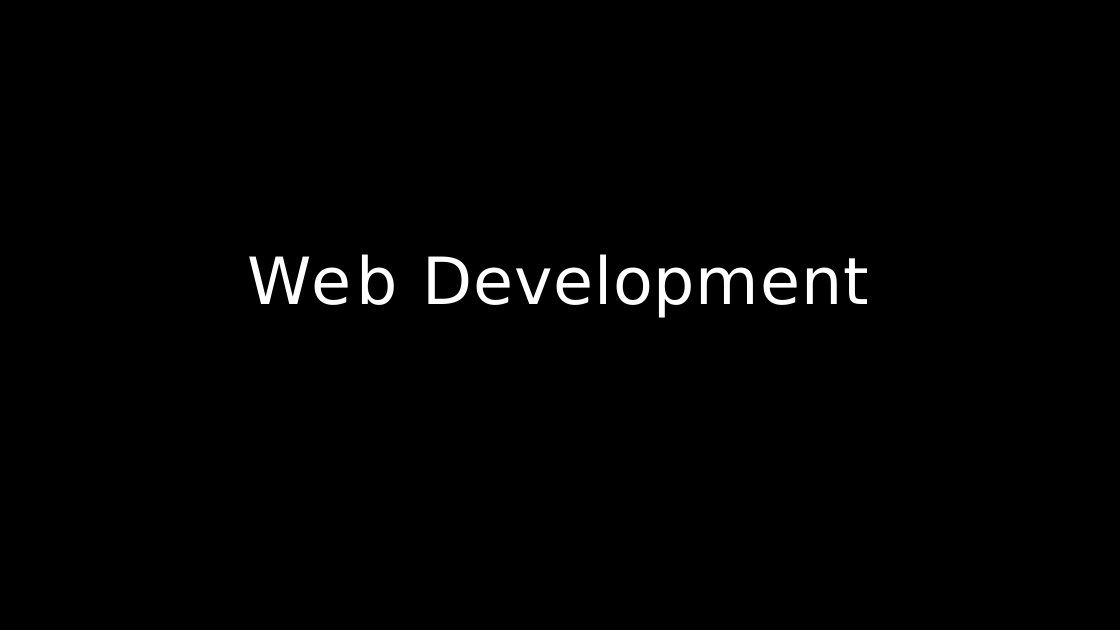
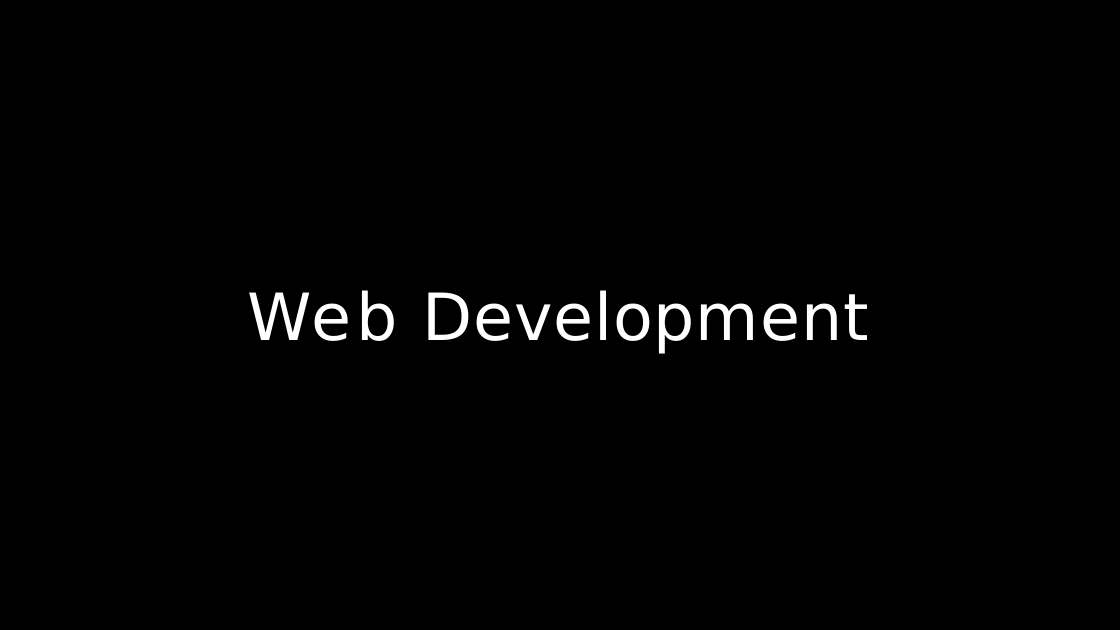
Before and after one commit to Om-Mishra7/Web-Development-WorkShop, a slide deck: slide 1 of Day-0/HTML-CSS/HTML-CSS.pptx. Drawn at 1120x630 pixels with LibreOffice and Linux fonts; fonts in the diff are those of the drawing. Boxes give left, top, right and bottom in pixels: in the first picture for what was removed or moved away, otherwise in the second. Text is boxed around its words. In the diff, an @@ line names an element or a change of style, - is before the commit and + after.

```diff
--- a/Day-0/HTML-CSS/HTML-CSS.pptx
+++ b/Day-0/HTML-CSS/HTML-CSS.pptx
@@ title "Web Development": place and size @@
-title "Web Development" at (247, 254, 868, 318)
+title "Web Development" at (247, 290, 868, 354)
```
Also in this commit, not shown: 1 other slide changed, 1 slide added, 4 slides removed, 5 other files.
